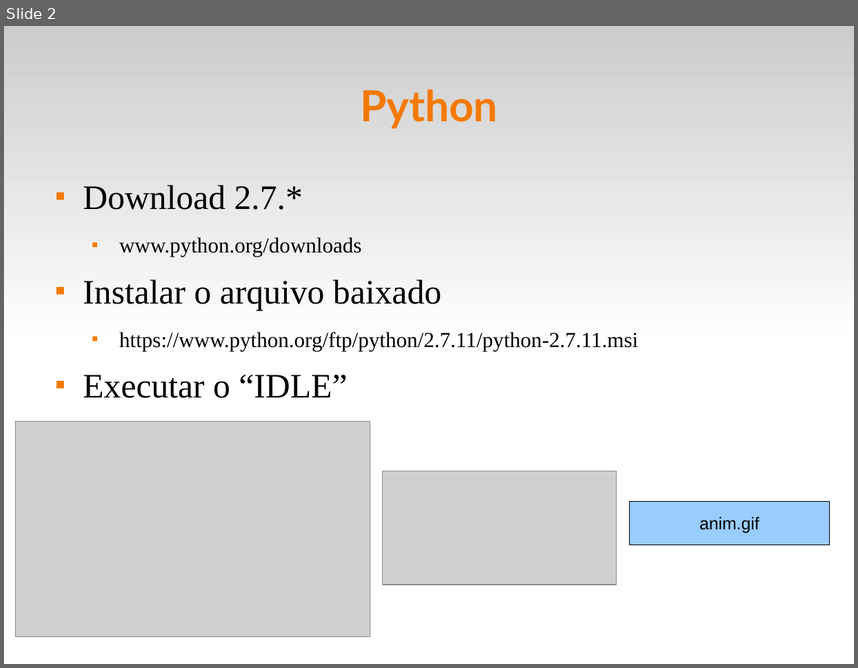
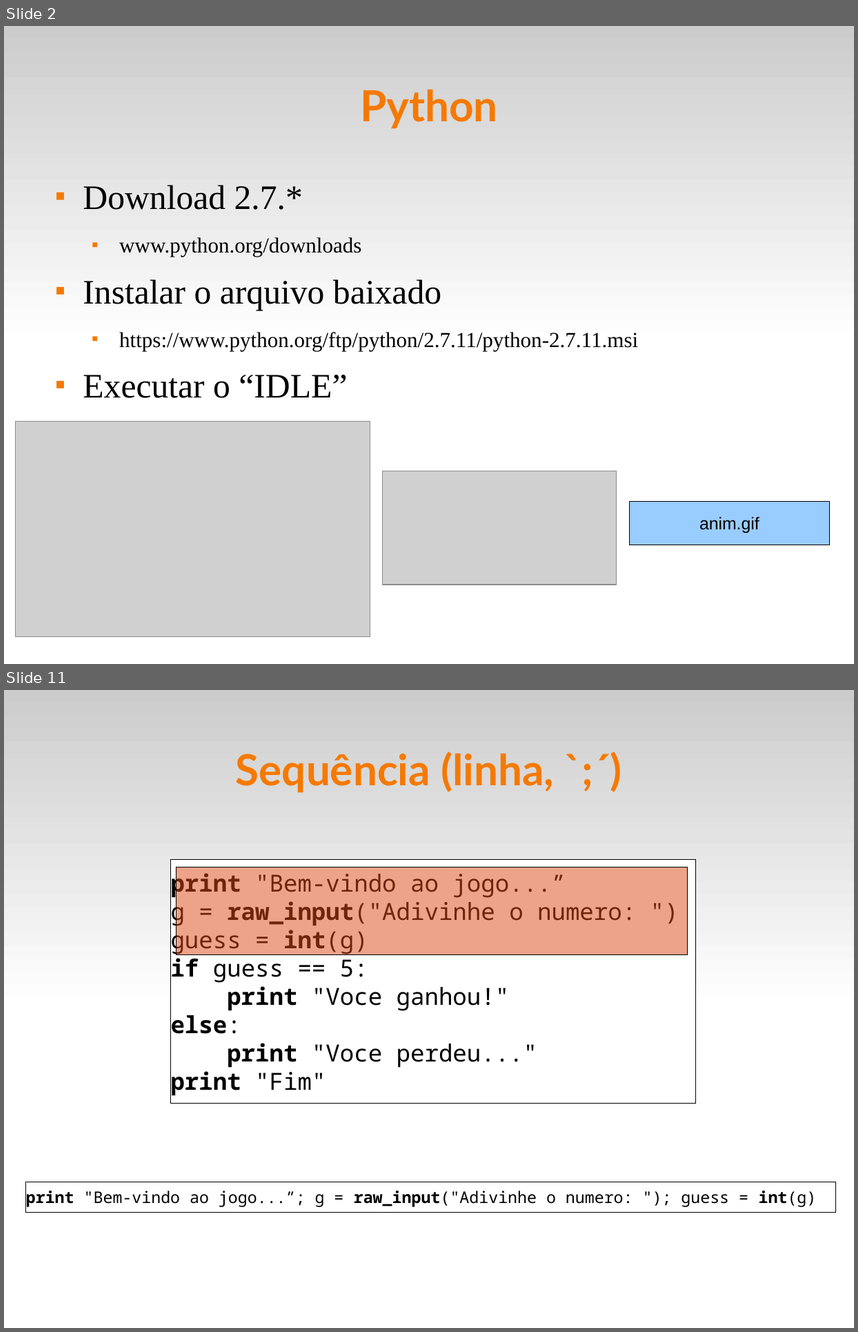
Before and after one commit to fsantanna-uerj/IPD, a slide deck: slides/ipd-02.odp. Shown one above the other, each under a label of ours: slide 2 before the commit, slides 2 and 11 after it; the slides between them are not shown. The pictures are 858x668 and 858x1332 pixels, drawn with LibreOffice and Linux fonts; fonts in the diff are those of the drawing; grey boxes stand for pictures. Boxes give left, top, right and bottom in pixels: in the first picture for what was removed or moved away, otherwise in the second. Text is boxed around its words. In the diff, an @@ line names an element or a change of style, - is before the commit and + after.

```diff
--- a/slides/ipd-02.odp
+++ b/slides/ipd-02.odp
@@ slide 11 added at bbox=[4, 690, 854, 1328], background #FFFFFF; not listed: 1 template element that a slide beside it also shows @@
@@ title added at bbox=[236, 751, 554, 793], 40 pt, text #F57900, bold @@
+Sequência (linha, `;´)
@@ rectangle added at bbox=[170, 860, 696, 1103], fill #FFFFFF, outline #000000 0 pt, 22 pt, text #000000 @@
+print "Bem-vindo ao jogo...”
+g = raw_input("Adivinhe o numero: ")
+guess = int(g)
+if guess == 5:
+print "Voce ganhou!"
+else:
+print "Voce perdeu..."
+print "Fim"
@@ rectangle added at bbox=[176, 867, 688, 954], fill #DD4814 at 50% opacity, outline #000000 0 pt @@
@@ rectangle added at bbox=[26, 1181, 836, 1212], fill #FFFFFF, outline #000000 0 pt, 15 pt, text #000000 @@
+print "Bem-vindo ao jogo...”; g = raw_input("Adivinhe o numero: "); guess = int(g)
```
Also in this commit, not shown: 10 other slides added, 10 other files.
